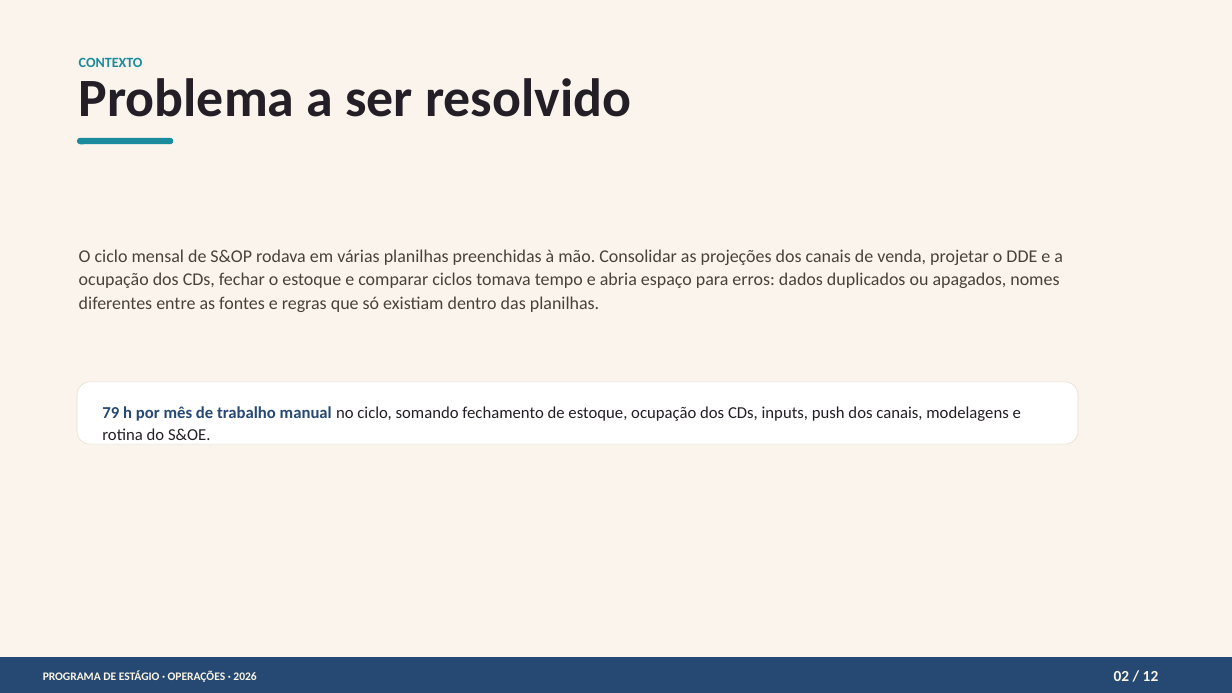
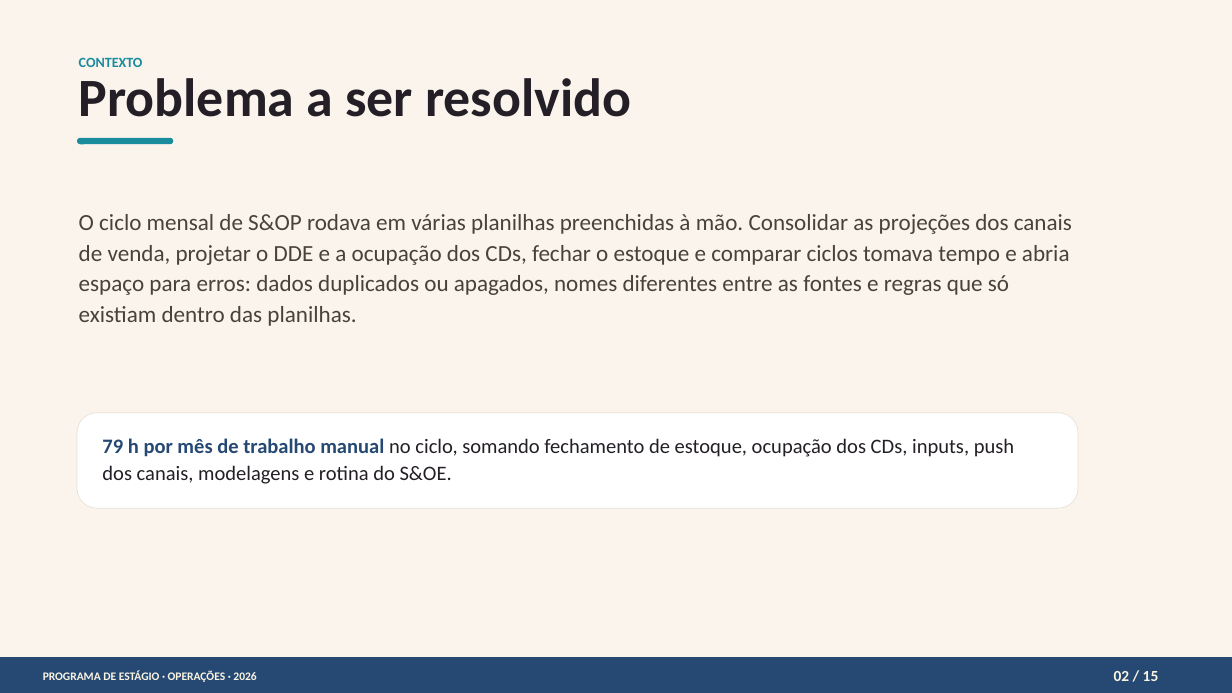
Before and after one commit to victortamay-hash/testeOSNI, a slide deck: slide 2 of Programa_Estagio_VictorEhitiItimuraTamay.pptx. Drawn at 1232x693 pixels with LibreOffice and Linux fonts; fonts in the diff are those of the drawing. Boxes give left, top, right and bottom in pixels: in the first picture for what was removed or moved away, otherwise in the second. Text is boxed around its words. In the diff, an @@ line names an element or a change of style, - is before the commit and + after.

```diff
--- a/Programa_Estagio_VictorEhitiItimuraTamay.pptx
+++ b/Programa_Estagio_VictorEhitiItimuraTamay.pptx
@@ text "O ciclo mensal de S&OP ...": place and size @@
-text "O ciclo mensal de S&OP ..." at [79, 249, 1063, 312]
+text "O ciclo mensal de S&OP ..." at [79, 214, 1072, 326]
@@ text "O ciclo mensal de S&OP ..." at [79, 214, 1072, 326]: size 21 to 27 pt @@
@@ rounded rectangle: place and size @@
-rounded rectangle at [77, 382, 1078, 444]
+rounded rectangle at [77, 413, 1078, 508]
@@ text "79 h por mês de ...": place and size @@
-text "79 h por mês de ..." at [102, 406, 1021, 440]
+text "79 h por mês de ..." at [102, 438, 1014, 484]
@@ text "79 h por mês de ..." at [102, 438, 1014, 484]: size 19.5 to 24 pt @@
@@ text at [1114, 671, 1159, 681]: text changed @@
-02 / 12
+02 / 15
```
Also in this commit, not shown: 10 other slides changed, 3 slides added.
